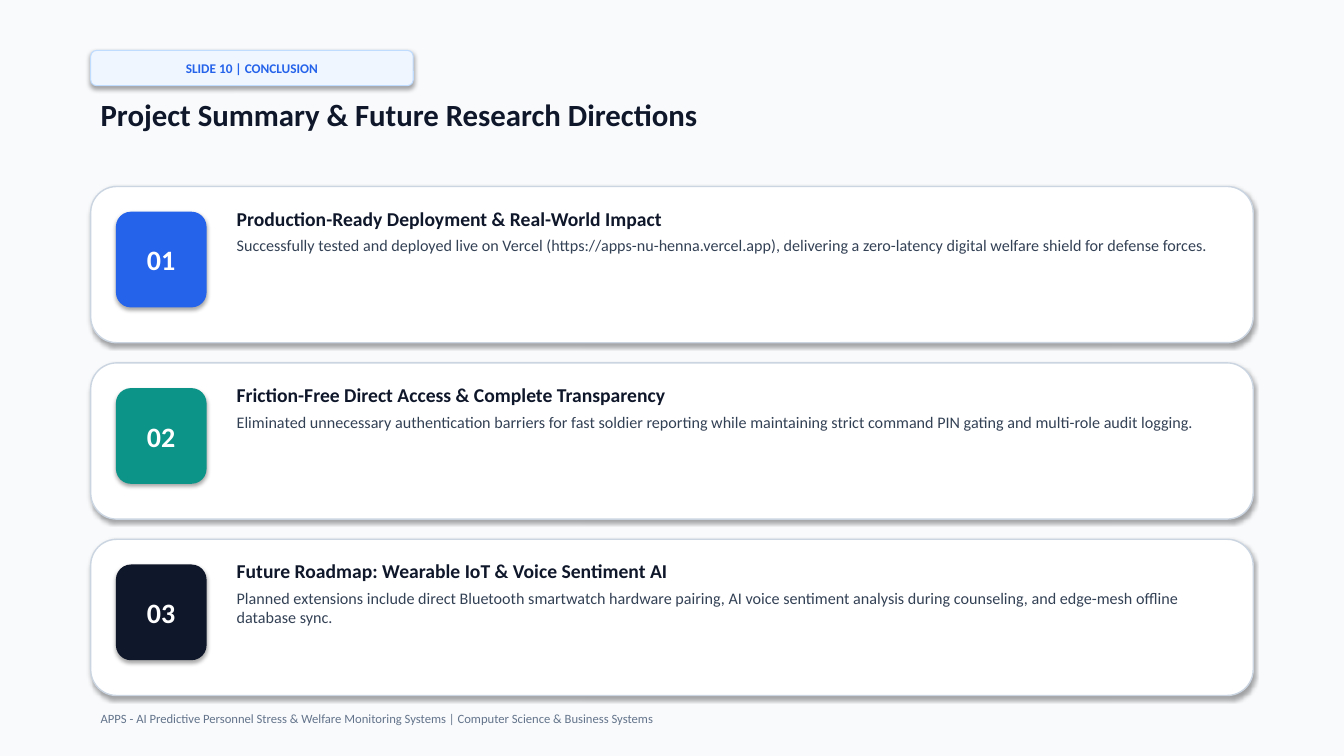
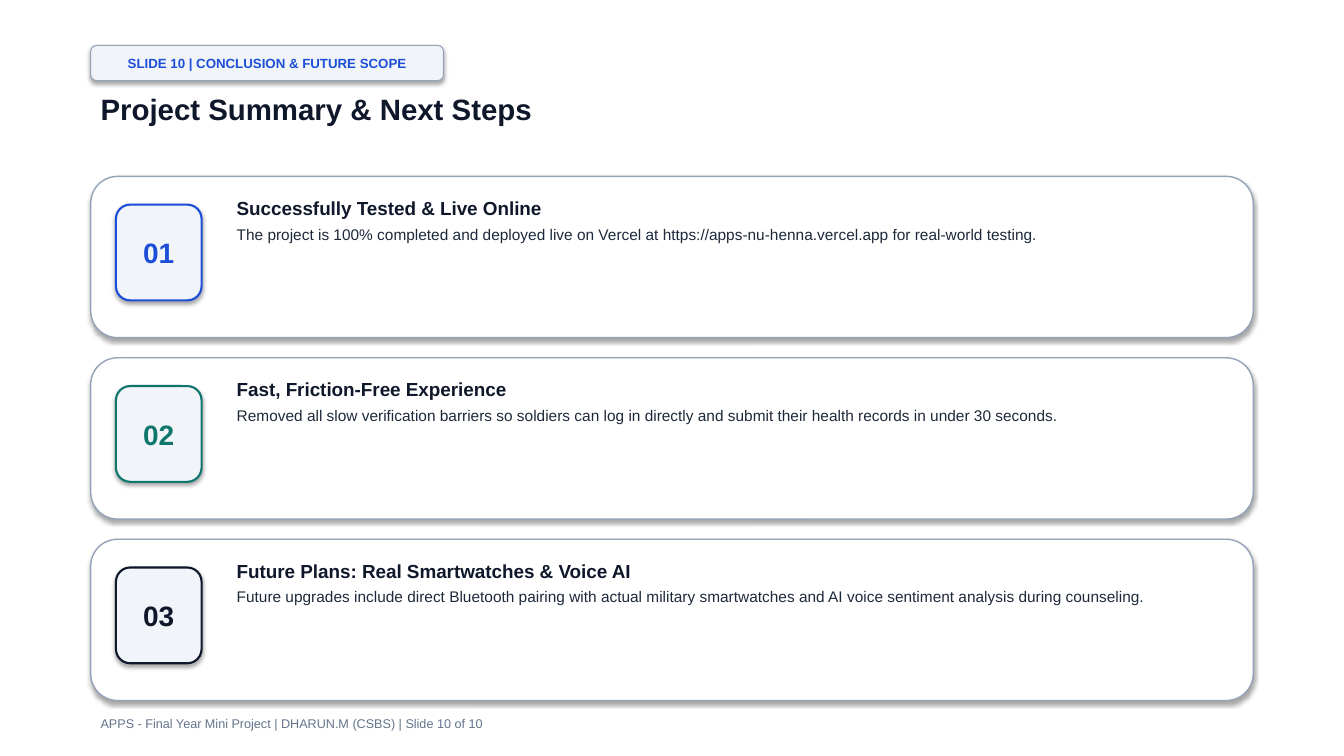
Before and after one commit to dharuntech275/APPS-, a slide deck: slide 10 of APPS_Mini_Project_Presentation.pptx. Drawn at 1344x756 pixels with LibreOffice and Linux fonts; fonts in the diff are those of the drawing. Boxes give left, top, right and bottom in pixels: in the first picture for what was removed or moved away, otherwise in the second. Text is boxed around its words. In the diff, an @@ line names an element or a change of style, - is before the commit and + after.

Commit message:
docs: update presentation with print-friendly clean white layout, simple English, and companion landscape printout PDF

```diff
--- a/APPS_Mini_Project_Presentation.pptx
+++ b/APPS_Mini_Project_Presentation.pptx
@@ rectangle at box(0, 0, 1344, 756): fill #F8FAFC to #FFFFFF @@
@@ rounded rectangle "SLIDE 10 | CONCLUSION & ...": place and size @@
-rounded rectangle "SLIDE 10 | CONCLUSION & ..." at box(91, 50, 413, 86)
+rounded rectangle "SLIDE 10 | CONCLUSION & ..." at box(91, 45, 444, 81)
@@ rounded rectangle "SLIDE 10 | CONCLUSION & ..." at box(91, 45, 444, 81): fill #EFF6FF to #F1F5F9; outline #BFDBFE 0.75 pt to #94A3B8 0.75 pt @@
@@ text in rounded rectangle at box(128, 58, 406, 68): text changed; font Calibri to Arial; text colour #2563EB to #1D4ED8 @@
-SLIDE 10 | CONCLUSION
+SLIDE 10 | CONCLUSION & FUTURE SCOPE
@@ text at box(101, 98, 532, 125): text changed; size 22 to 21 pt; font Calibri to Arial @@
-Project Summary & Future Research Directions
+Project Summary & Next Steps
@@ outline #CBD5E1 1 pt to #94A3B8 1 pt in 3 elements at box(91, 358, 1253, 519), box(91, 539, 1253, 701), box(91, 176, 1253, 338) @@
@@ rounded rectangle: place and size @@
-rounded rectangle at box(91, 187, 1253, 343)
+rounded rectangle at box(91, 176, 1253, 338)
@@ rounded rectangle "01": place and size @@
-rounded rectangle "01" at box(116, 212, 207, 308)
+rounded rectangle "01" at box(116, 205, 202, 300)
@@ rounded rectangle "01" at box(116, 205, 202, 300): font Calibri to Arial, text colour #FFFFFF to #1D4ED8; fill #2563EB to #F1F5F9; outline none to #1D4ED8 1.5 pt @@
@@ text at box(237, 201, 1037, 243): text changed; size 11.5 to 11 pt; font Calibri to Arial; text colour #334155 to #1E293B @@
-Production-Ready Deployment & Real-World Impact
-Successfully tested and deployed live on Vercel (https://apps-nu-henna.vercel.app), delivering a zero-latency digital welfare shield for defense forces.
+Successfully Tested & Live Online
+The project is 100% completed and deployed live on Vercel at https://apps-nu-henna.vercel.app for real-world testing.
@@ rounded rectangle: place and size @@
-rounded rectangle at box(91, 363, 1253, 519)
+rounded rectangle at box(91, 358, 1253, 519)
@@ rounded rectangle "02": place and size @@
-rounded rectangle "02" at box(116, 388, 207, 484)
+rounded rectangle "02" at box(116, 386, 202, 482)
@@ rounded rectangle "02" at box(116, 386, 202, 482): font Calibri to Arial, text colour #FFFFFF to #0F766E; fill #0D9488 to #F1F5F9; outline none to #0F766E 1.5 pt @@
@@ text at box(237, 382, 1057, 424): text changed; size 11.5 to 11 pt; font Calibri to Arial; text colour #334155 to #1E293B @@
-Friction-Free Direct Access & Complete Transparency
-Eliminated unnecessary authentication barriers for fast soldier reporting while maintaining strict command PIN gating and multi-role audit logging.
+Fast, Friction-Free Experience
+Removed all slow verification barriers so soldiers can log in directly and submit their health records in under 30 seconds.
@@ rounded rectangle: place and size @@
-rounded rectangle at box(91, 539, 1253, 696)
+rounded rectangle at box(91, 539, 1253, 701)
@@ rounded rectangle "03": place and size @@
-rounded rectangle "03" at box(116, 565, 207, 660)
+rounded rectangle "03" at box(116, 568, 202, 663)
@@ rounded rectangle "03" at box(116, 568, 202, 663): font Calibri to Arial, text colour #FFFFFF to #0F172A; fill #0F172A to #F1F5F9; outline none to #0F172A 1.5 pt @@
@@ text at box(237, 564, 1144, 605): text changed; size 11.5 to 11 pt; font Calibri to Arial; text colour #334155 to #1E293B @@
-Future Roadmap: Wearable IoT & Voice Sentiment AI
-Planned extensions include direct Bluetooth smartwatch hardware pairing, AI voice sentiment analysis during counseling, and edge-mesh offline database sync.
+Future Plans: Real Smartwatches & Voice AI
+Future upgrades include direct Bluetooth pairing with actual military smartwatches and AI voice sentiment analysis during counseling.
@@ text at box(101, 719, 483, 731): text changed; font Calibri to Arial @@
-APPS - AI Predictive Personnel Stress & Welfare Monitoring Systems | Computer Science & Business Systems
+APPS - Final Year Mini Project | DHARUN.M (CSBS) | Slide 10 of 10
```
Also in this commit, not shown: 9 other slides changed, 3 other files.
